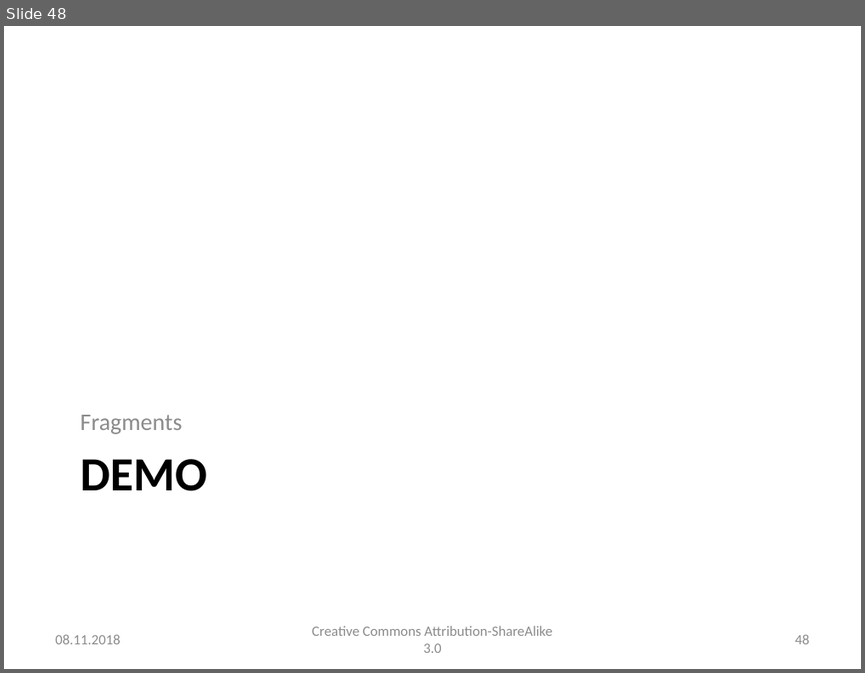
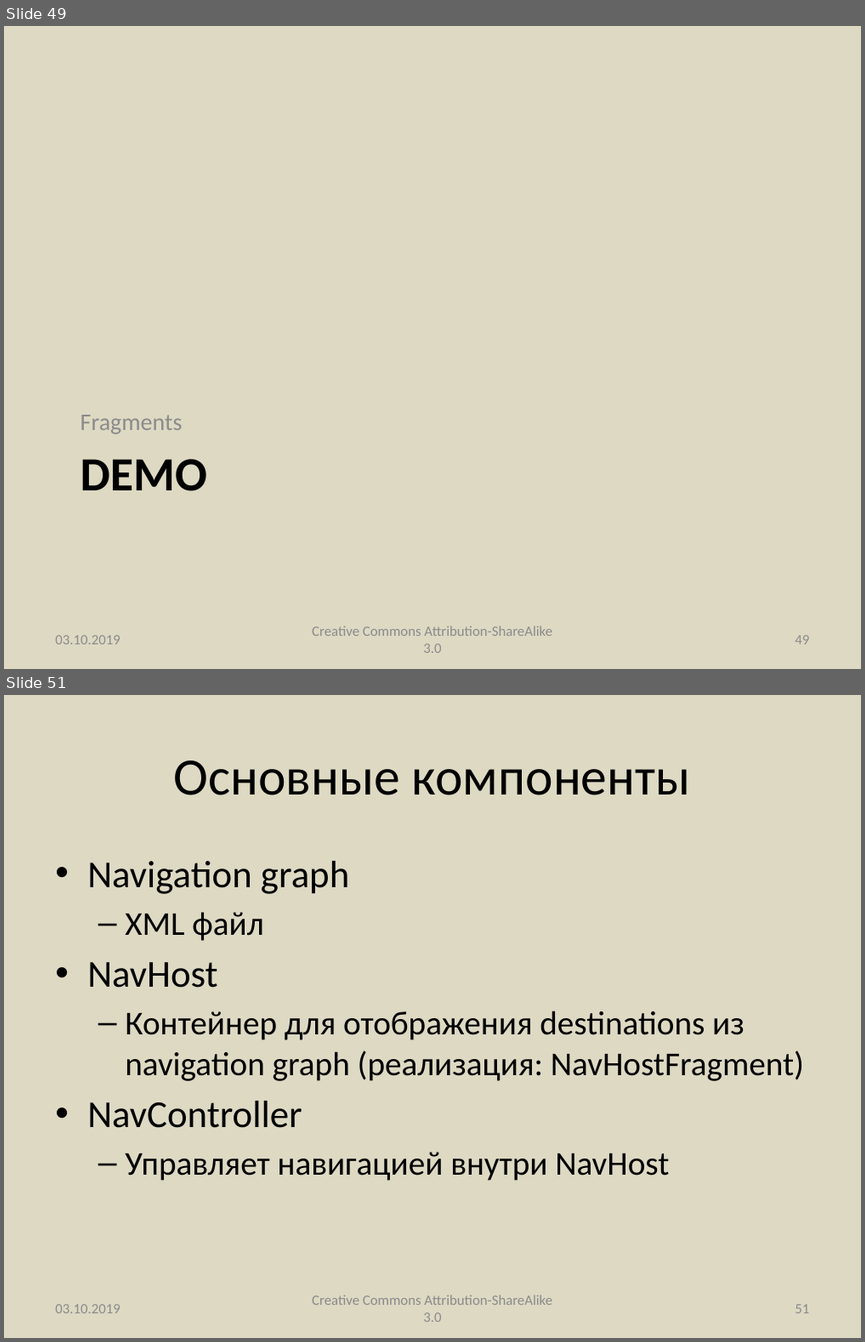
Before and after one commit to andrei-kuznetsov/android-lectures, a slide deck: lectures/Lecture005_Tasks_BackStack_Fragments.pptx. Shown one above the other, each under a label of ours: slide 48 before the commit, slides 49 and 51 after it; the slides between them are not shown. The pictures are 865x673 and 865x1342 pixels, drawn with LibreOffice and Linux fonts; fonts in the diff are those of the drawing. Boxes give left, top, right and bottom in pixels: in the first picture for what was removed or moved away, otherwise in the second. Text is boxed around its words. In the diff, an @@ line names an element or a change of style, - is before the commit and + after.

Commit message:
Опубликованы лекции 4 (Databinding) и 5 (Fragments)

```diff
--- a/lectures/Lecture005_Tasks_BackStack_Fragments.pptx
+++ b/lectures/Lecture005_Tasks_BackStack_Fragments.pptx
@@ slide 51 added at box(4, 695, 861, 1338), background #DDD9C3 @@
@@ title added at box(174, 760, 691, 795), 44 pt, text #000000 @@
+Основные компоненты
@@ text added at box(87, 861, 804, 1180), 28 pt, text #000000 @@
+• Navigation graph
+  – XML файл
+• NavHost
+  – Контейнер для отображения destinations из navigation graph (реализация: NavHostFragment)
+• NavController
+  – Управляет навигацией внутри NavHost
@@ text added at box(55, 1304, 120, 1313), 12 pt, text #8C8C8C @@
+03.10.2019
@@ text added at box(312, 1294, 552, 1321), 12 pt, text #8C8C8C @@
+Creative Commons Attribution-ShareAlike 3.0
@@ page number added at box(794, 1304, 809, 1313), 12 pt, text #8C8C8C @@
+51
@@ what was slide 48 is now slide 49 @@
@@ slide 49 changed as well @@
@@ background #FFFFFF to #DDD9C3 @@
@@ text at box(55, 635, 120, 644): text changed @@
-08.11.2018
+03.10.2019
@@ page number at box(794, 635, 809, 644): text changed @@
-48
+49
```
Also in this commit, not shown: 45 other slides changed, 7 other slides added, 2 slides removed, 3 other files.
